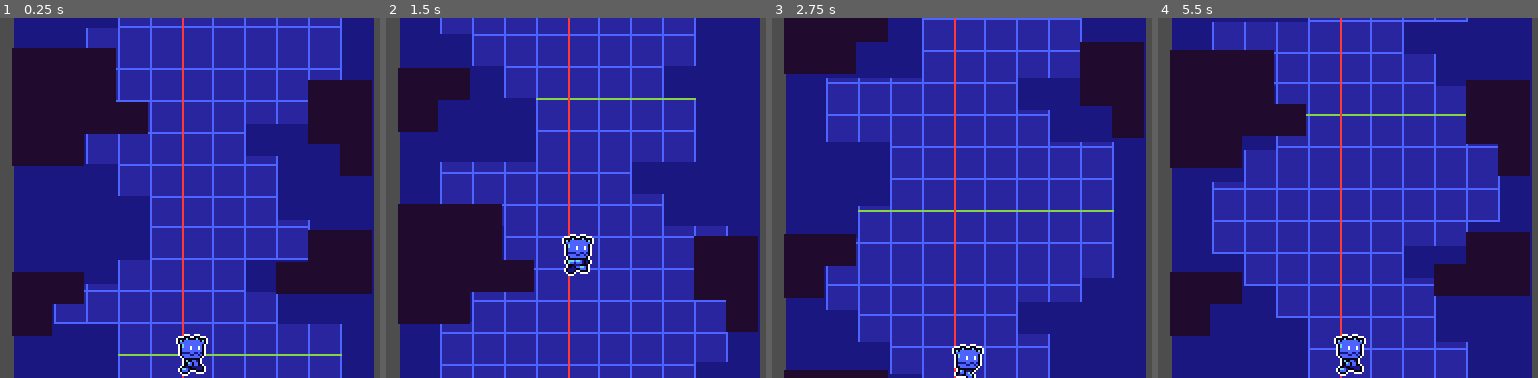
Above: before the commit, frames 1-4 (left to right).
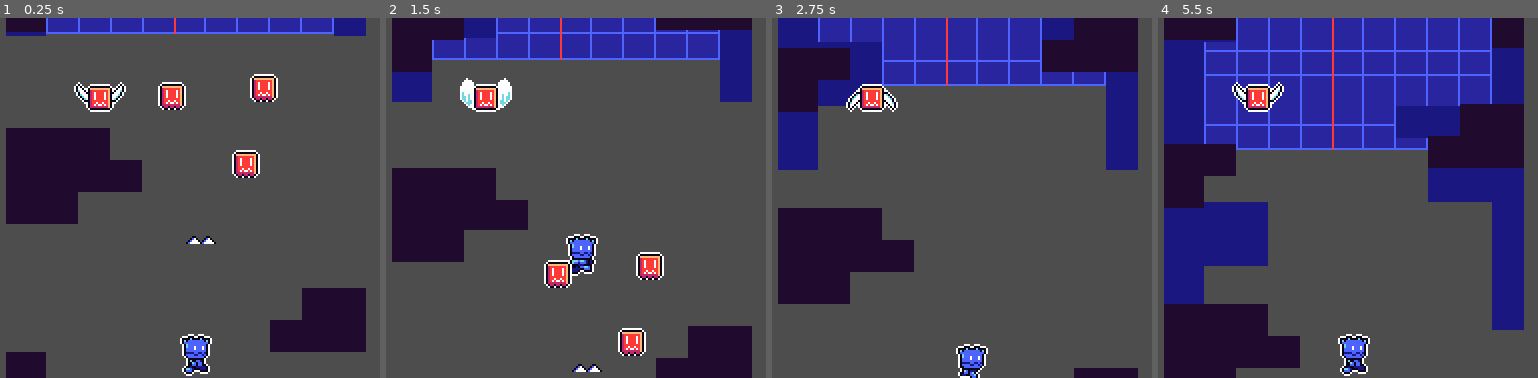
Above: after the commit, the same moments.

Repository: NicolasPetruci/TCC-Faculdade
Game: Godot game, scene res://Scenes/main.tscn
The game is run twice, just before and just after one commit, with the same random seed, the same clock (stepped at 60 frames per second) and the same inputs.
Inputs:
- Up to frame 1 (0.25 s): no input
- Up to frame 2 (1.5 s): tap Space (Jump) at 0.77 s
- Up to frame 3 (2.75 s): tap Space (Jump) at 1.52 s
- Up to frame 4 (5.5 s): tap Space (Jump) at 3.02, 3.77, 4.52 s

The runs differ from the first frame. In frame 1, 91% of the frame differs, in the area x 1-99%, y 0-100%; in frame 2, 86%; in frame 3, 83%; in frame 4, 76%.

Commit message:
atualizando algumas coisas.

Diff:
--- a/Scenes/level.tscn
+++ b/Scenes/level.tscn
@@ -6,8 +6,8 @@
 [ext_resource type="Texture2D" uid="uid://cnm8dm0sqv32d" path="res://Sprites/middleground1.png" id="3_wqkje"]
 
 [sub_resource type="SegmentShape2D" id="SegmentShape2D_6phgx"]
-a = Vector2(89.5, -10)
-b = Vector2(-90.5, -10)
+a = Vector2(85.5, -10)
+b = Vector2(-94.5, -10)
 
 [node name="Level" type="ParallaxBackground"]
 script = ExtResource("1_81xng")
@@ -17,9 +17,9 @@
 motion_mirroring = Vector2(0, 180)
 
 [node name="Sprite2D" type="Sprite2D" parent="ParallaxBg"]
-position = Vector2(249, -5.96046e-08)
+position = Vector2(245, -242)
 rotation = 1.5708
-scale = Vector2(0.99375, 0.994444)
+scale = Vector2(0.772305, 0.994444)
 texture = ExtResource("1_6phgx")
 centered = false
 
@@ -28,7 +28,7 @@
 motion_mirroring = Vector2(0, 180)
 
 [node name="Sprite2D" type="Sprite2D" parent="ParallaxMG2"]
-position = Vector2(250, 0)
+position = Vector2(246, -317)
 rotation = 1.5708
 texture = ExtResource("2_81xng")
 centered = false
@@ -38,7 +38,7 @@
 motion_mirroring = Vector2(0, 180)
 
 [node name="Sprite2D" type="Sprite2D" parent="ParallaxMG1"]
-position = Vector2(249, -8.84626e-13)
+position = Vector2(246, -140)
 rotation = 1.5708
 scale = Vector2(0.996875, 1)
 texture = ExtResource("3_wqkje")
--- a/Scenes/main.tscn
+++ b/Scenes/main.tscn
@@ -1,12 +1,32 @@
-[gd_scene load_steps=3 format=3 uid="uid://did4t1vlwtmyy"]
+[gd_scene load_steps=7 format=3 uid="uid://did4t1vlwtmyy"]
 
+[ext_resource type="Script" uid="uid://dtj11op85fqc8" path="res://Scripts/main.gd" id="1_8gbba"]
 [ext_resource type="PackedScene" uid="uid://bppgygf7w0rcv" path="res://Scenes/player.tscn" id="1_jjgbg"]
 [ext_resource type="PackedScene" uid="uid://b78gs51s40g4g" path="res://Scenes/level.tscn" id="2_bo1nx"]
+[ext_resource type="PackedScene" uid="uid://1s8xgbmul2b6" path="res://Scenes/tree.tscn" id="4_21xkr"]
+[ext_resource type="PackedScene" uid="uid://by00f8w657sk3" path="res://Scenes/obstacle.tscn" id="5_6bp64"]
+[ext_resource type="PackedScene" uid="uid://b0vs62aimvbvk" path="res://Scenes/car.tscn" id="6_344ge"]
 
-[node name="Node2D" type="Node2D"]
-position = Vector2(1, 4)
+[node name="main" type="Node2D"]
+position = Vector2(3, 10)
+script = ExtResource("1_8gbba")
 
 [node name="CharacterBody2D" parent="." instance=ExtResource("1_jjgbg")]
 position = Vector2(158, 151)
 
-[node name="Level" parent="CharacterBody2D" instance=ExtResource("2_bo1nx")]
+[node name="Level" parent="." instance=ExtResource("2_bo1nx")]
+
+[node name="Tree" parent="." instance=ExtResource("4_21xkr")]
+position = Vector2(146, 10)
+
+[node name="Tree3" parent="." instance=ExtResource("4_21xkr")]
+position = Vector2(192, 6)
+
+[node name="Tree2" parent="." instance=ExtResource("4_21xkr")]
+position = Vector2(183, 44)
+
+[node name="Obstacle" parent="." instance=ExtResource("5_6bp64")]
+position = Vector2(153, 74)
+
+[node name="Car" parent="." instance=ExtResource("6_344ge")]
+position = Vector2(110, 30)
--- a/Scenes/obstacle.tscn
+++ b/Scenes/obstacle.tscn
@@ -1,11 +1,13 @@
-[gd_scene load_steps=3 format=3 uid="uid://by00f8w657sk3"]
+[gd_scene load_steps=4 format=3 uid="uid://by00f8w657sk3"]
 
+[ext_resource type="Script" uid="uid://bofewqa5nv8sc" path="res://Scripts/obstacle.gd" id="1_2p81s"]
 [ext_resource type="Texture2D" uid="uid://yyskr51nkegp" path="res://Sprites/obstaculo.png" id="1_15o2q"]
 
 [sub_resource type="RectangleShape2D" id="RectangleShape2D_2p81s"]
 size = Vector2(16, 4)
 
 [node name="Obstacle" type="Area2D"]
+script = ExtResource("1_2p81s")
 
 [node name="AnimatedSprite2D3" type="Sprite2D" parent="."]
 texture = ExtResource("1_15o2q")
--- a/Scenes/player.tscn
+++ b/Scenes/player.tscn
@@ -87,7 +87,7 @@
 sprite_frames = SubResource("SpriteFrames_tx1dd")
 animation = &"Jumping"
 autoplay = "Idle"
-frame_progress = 0.903773
+frame_progress = 0.680048
 
 [node name="CollisionShape2D" type="CollisionShape2D" parent="."]
 position = Vector2(0, -3)
--- a/Scenes/tree.tscn
+++ b/Scenes/tree.tscn
@@ -35,7 +35,7 @@
 sprite_frames = SubResource("SpriteFrames_l3oha")
 animation = &"Run"
 autoplay = "Run"
-frame_progress = 0.189492
+frame_progress = 0.0610543
 
 [node name="CollisionShape2D" type="CollisionShape2D" parent="."]
 position = Vector2(0, 1)
--- /dev/null
+++ b/Scripts/Obstacle.gd
@@ -0,0 +1,9 @@
+extends Area2D
+
+var offScreen_y := -180.0
+
+func _physics_process(delta):
+	position.y += GameManeger.world_speed * delta
+
+	if position.y < offScreen_y:
+		queue_free()
--- a/Scripts/level.gd
+++ b/Scripts/level.gd
@@ -1,9 +1,4 @@
 extends ParallaxBackground
 
-@export var start_speed := 200.0
-var acceleration := 10.0
-var current_speed := start_speed
-
-func _process(delta):
-	current_speed += acceleration * delta
-	scroll_offset.y += current_speed * delta
+func _physics_process(delta):
+	scroll_offset.y += GameManeger.world_speed * delta
--- /dev/null
+++ b/Scripts/main.gd
@@ -0,0 +1,7 @@
+extends Node2D
+
+func _physics_process(delta:):
+	if GameManeger.obj_speed < GameManeger.max_obj_speed:
+		GameManeger.obj_speed += GameManeger.obj_acceleration * delta
+	if GameManeger.world_speed < GameManeger.max_world_speed:
+		GameManeger.world_speed += GameManeger.world_acceleration * delta
--- a/Scripts/tree.gd
+++ b/Scripts/tree.gd
@@ -1,9 +1,9 @@
 extends Area2D
 
-var offScreen_y := +50.0
+var offScreen_y := -180.0
 
 func _physics_process(delta):
-	position.y -= GameManeger.obj_speed * delta
+	position.y += GameManeger.obj_speed * delta
 
 	if position.y < offScreen_y:
 		queue_free()
Not shown, added: Scripts/Obstacle.gd.uid
Not shown, added: Scripts/main.gd.uid
